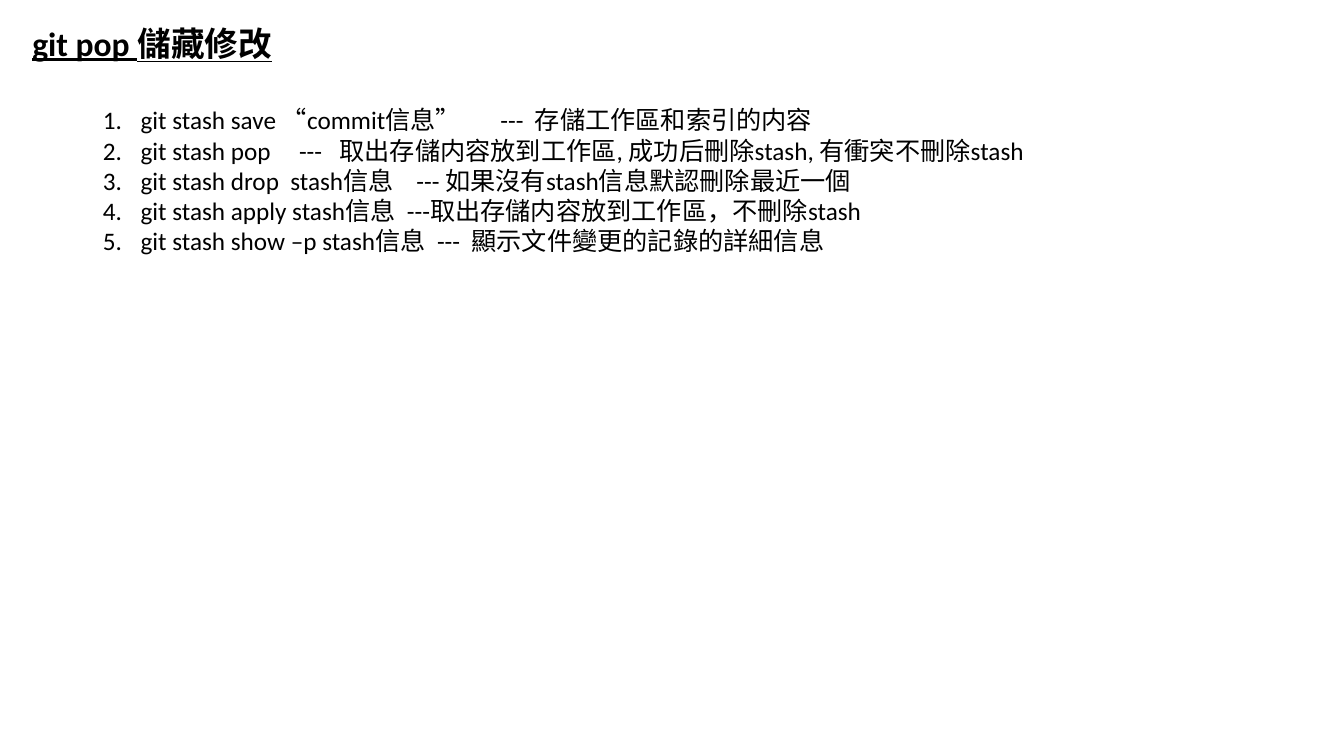
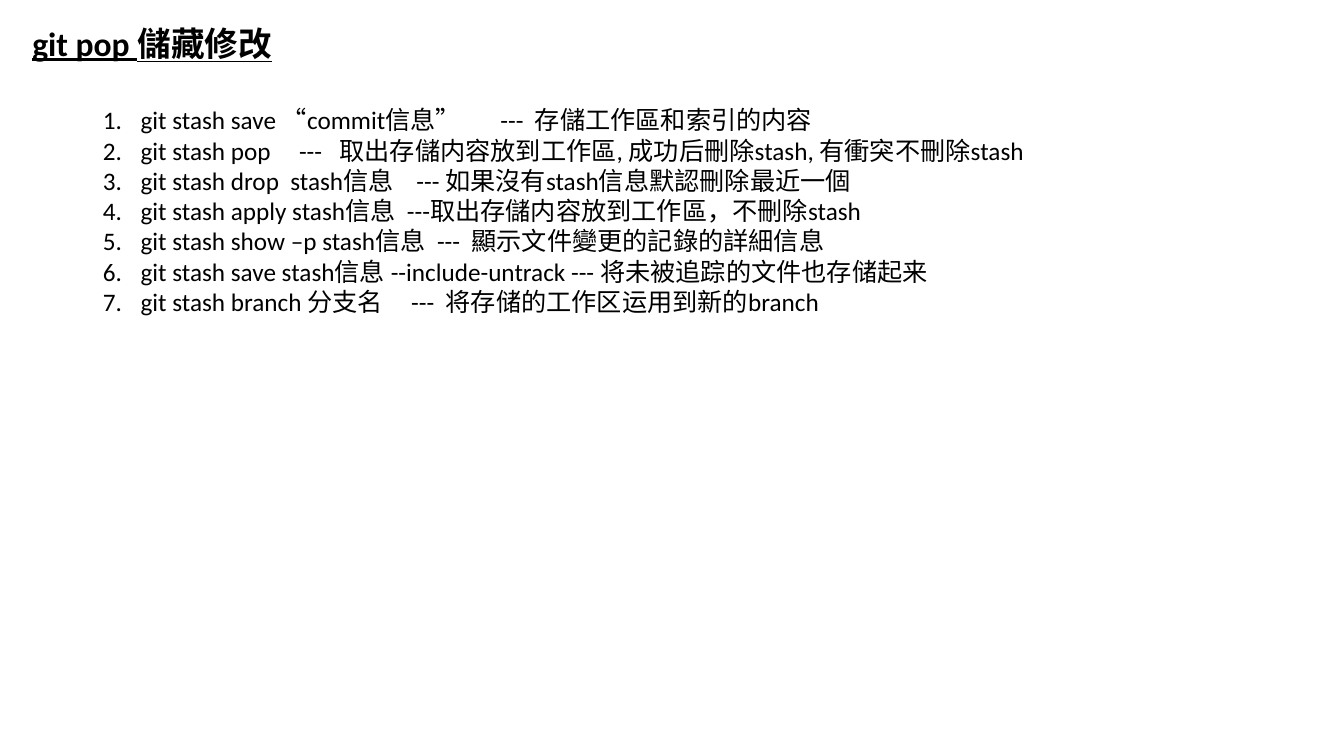
Before and after one commit to luchaojun/ChaojunStudy, a slide deck: slide 15 of GitStudy/GitStudy.pptx. Drawn at 1344x756 pixels with LibreOffice and Linux fonts; fonts in the diff are those of the drawing. Boxes give left, top, right and bottom in pixels: in the first picture for what was removed or moved away, otherwise in the second. Text is boxed around its words. In the diff, an @@ line names an element or a change of style, - is before the commit and + after.

Commit message:
Add the git stash command into pptx

```diff
--- a/GitStudy/GitStudy.pptx
+++ b/GitStudy/GitStudy.pptx
@@ text at [141, 259, 928, 316]: paragraphs added @@
+6. git stash save stash信息 --include-untrack --- 将未被追踪的文件也存储起来
+7. git stash branch 分支名 --- 将存储的工作区运用到新的branch
```
